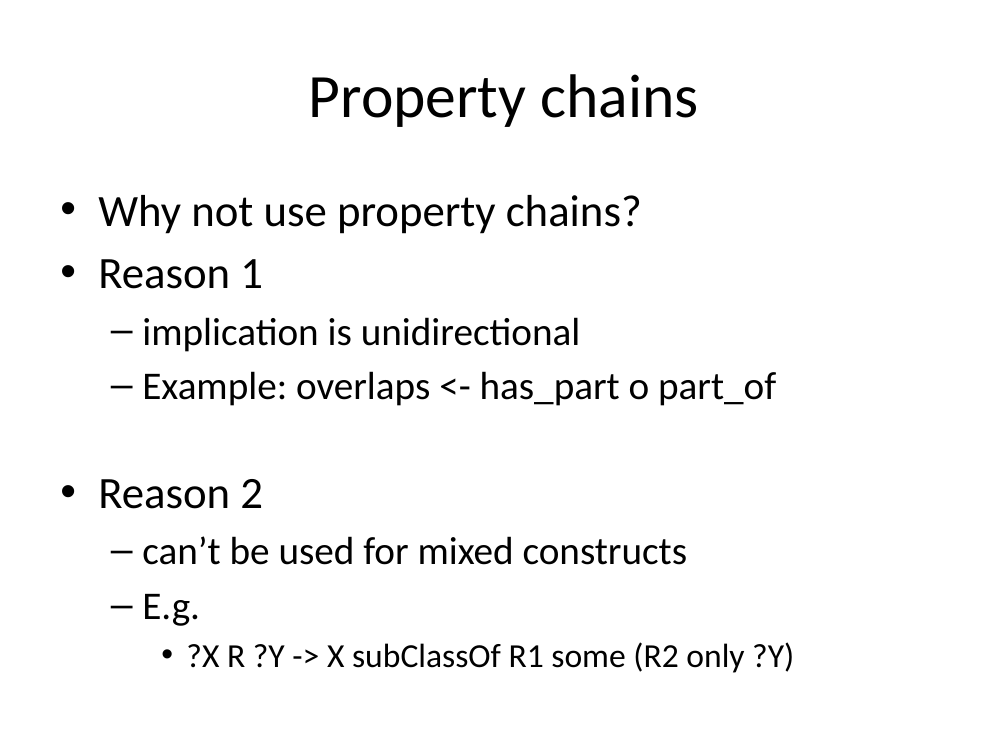
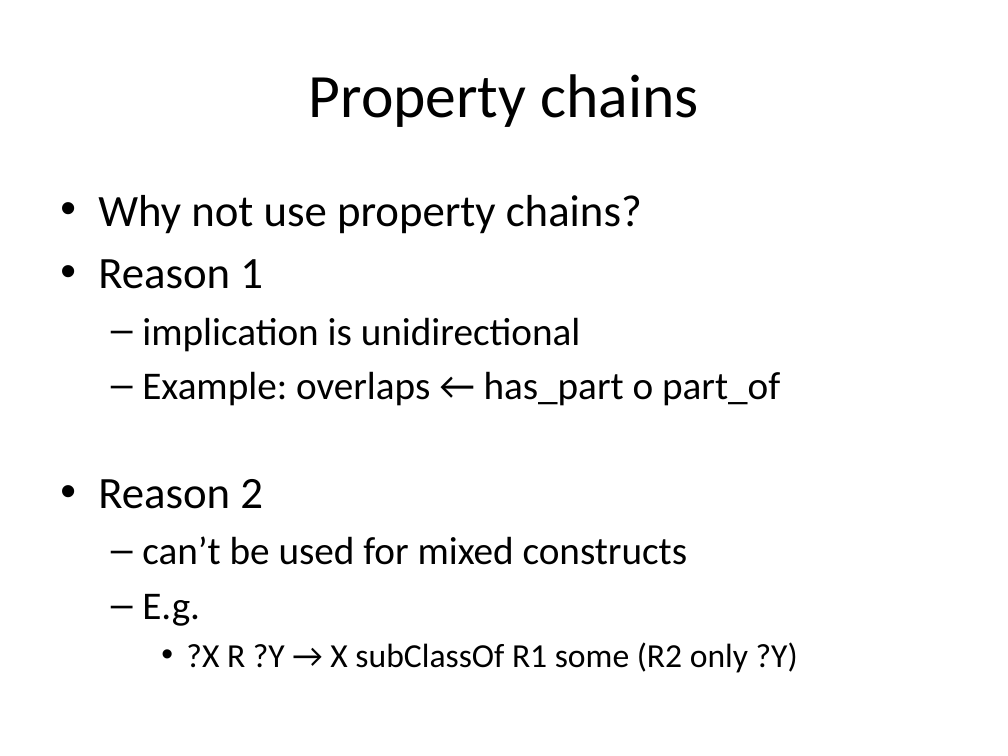
Before and after one commit to cmungall/obo2owl, a slide deck: slide 11 of papers/owled-macros-panel.pptx. Drawn at 1008x756 pixels with LibreOffice and Linux fonts; fonts in the diff are those of the drawing. Boxes give left, top, right and bottom in pixels: in the first picture for what was removed or moved away, otherwise in the second. Text is boxed around its words. In the diff, an @@ line names an element or a change of style, - is before the commit and + after.

```diff
--- a/papers/owled-macros-panel.pptx
+++ b/papers/owled-macros-panel.pptx
@@ text at (142,371,780,406): text changed @@
-  – Example: overlaps <- has_part o part_of
+  – Example: overlaps ← has_part o part_of
@@ text at (186,642,798,673): text changed @@
-    • ?X R ?Y -> X subClassOf R1 some (R2 only ?Y)
+    • ?X R ?Y → X subClassOf R1 some (R2 only ?Y)
```
Also in this commit, not shown: 5 other slides changed.
